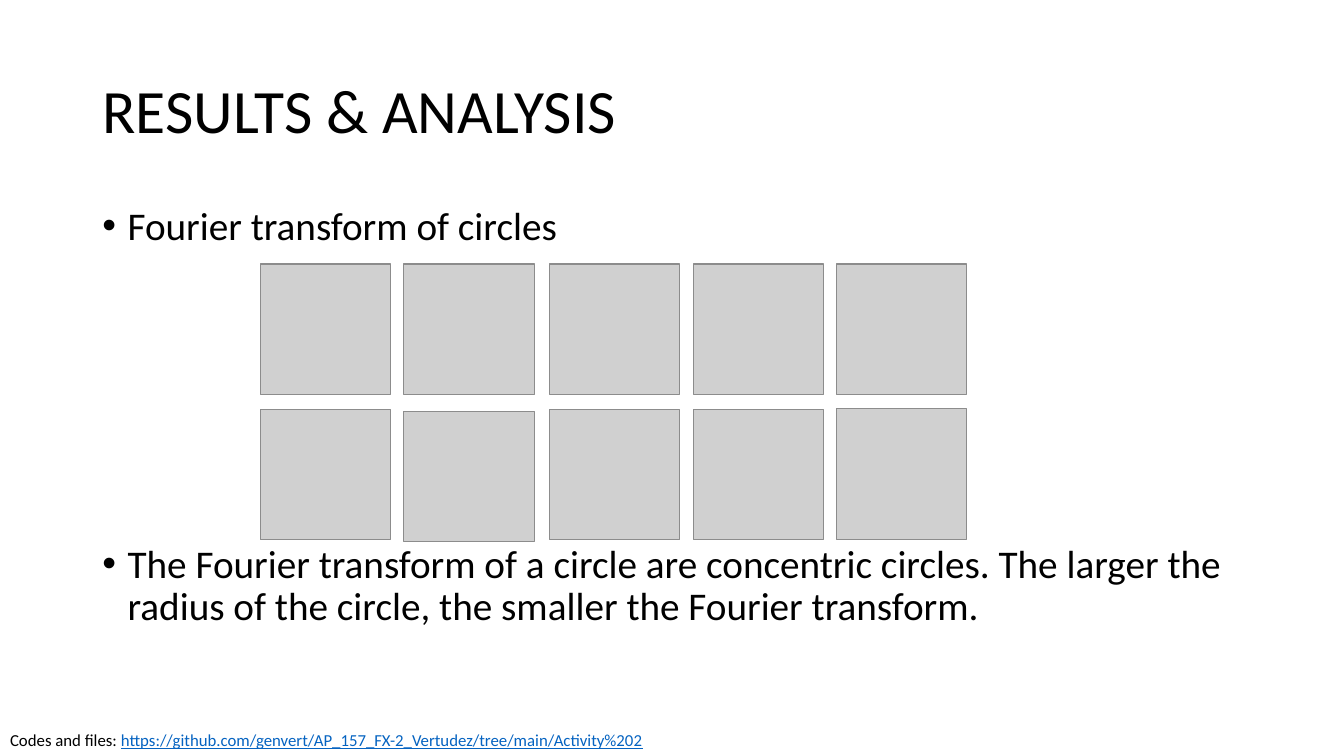
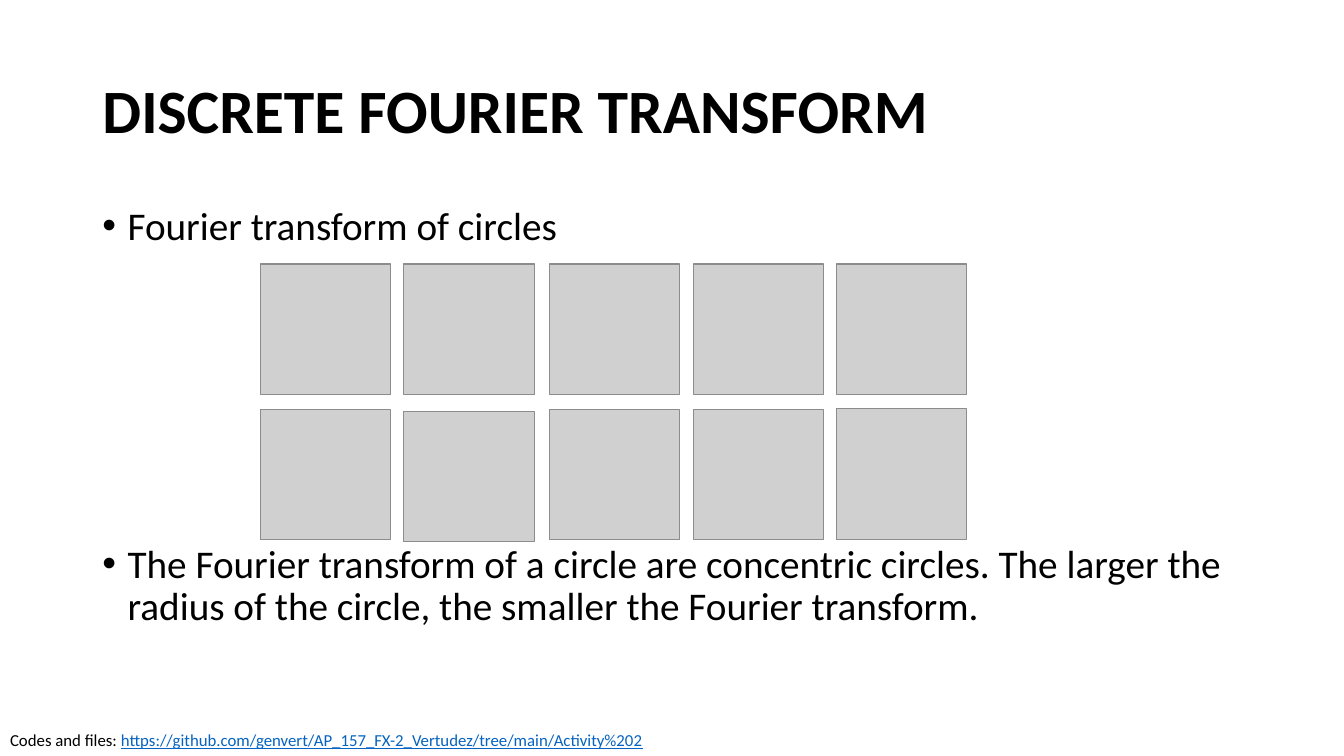
Before and after one commit to genvert/AP_157_FX-2_Vertudez, a slide deck: slide 3 of Activity 02 Part 1/Vertudez_Activity_2_Part_1_Report.pptx. Drawn at 1344x756 pixels with LibreOffice and Linux fonts; fonts in the diff are those of the drawing; grey boxes stand for pictures. Boxes give left, top, right and bottom in pixels: in the first picture for what was removed or moved away, otherwise in the second. Text is boxed around its words. In the diff, an @@ line names an element or a change of style, - is before the commit and + after.

```diff
--- a/Activity 02 Part 1/Vertudez_Activity_2_Part_1_Report.pptx
+++ b/Activity 02 Part 1/Vertudez_Activity_2_Part_1_Report.pptx
@@ title at bbox=[102, 92, 928, 134]: text changed; bold on @@
-RESULTS & ANALYSIS
+DISCRETE FOURIER TRANSFORM
```
Also in this commit, not shown: 8 other slides changed, 22 other files.
